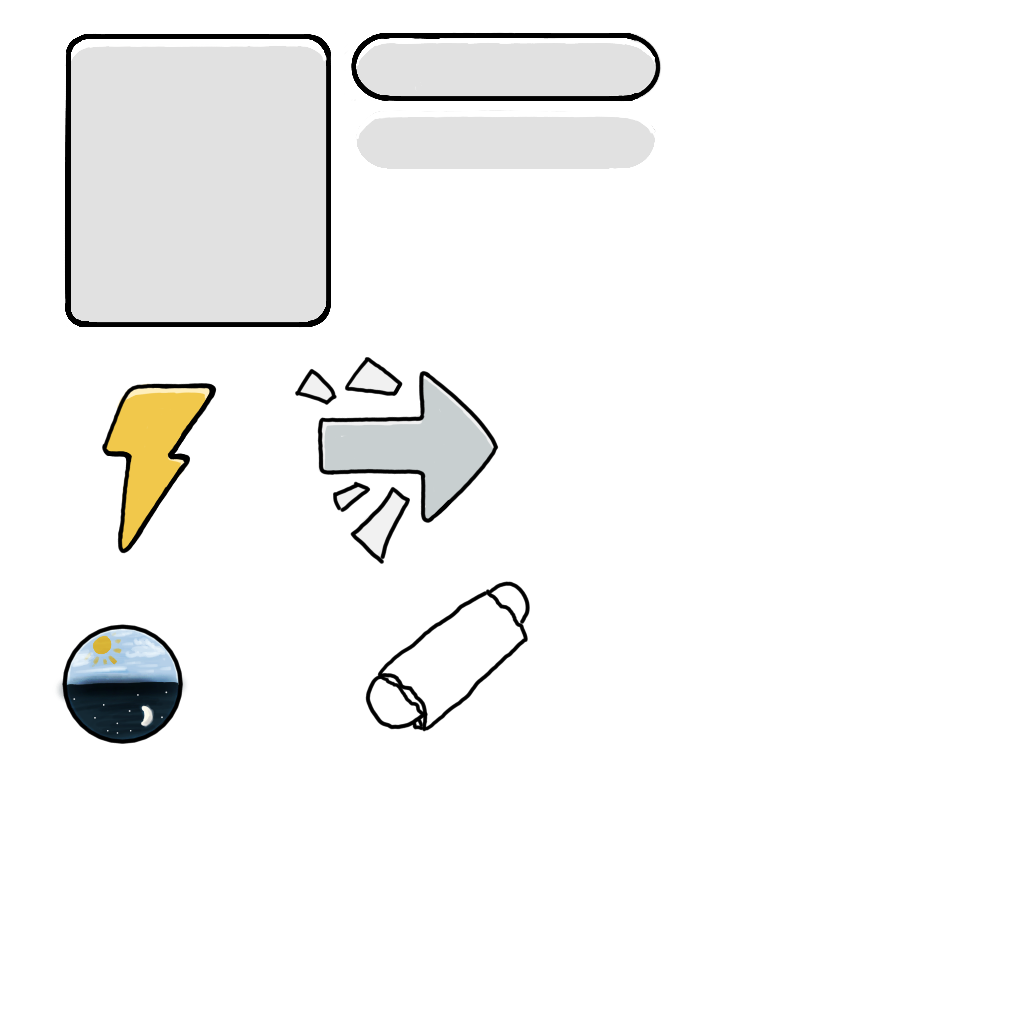
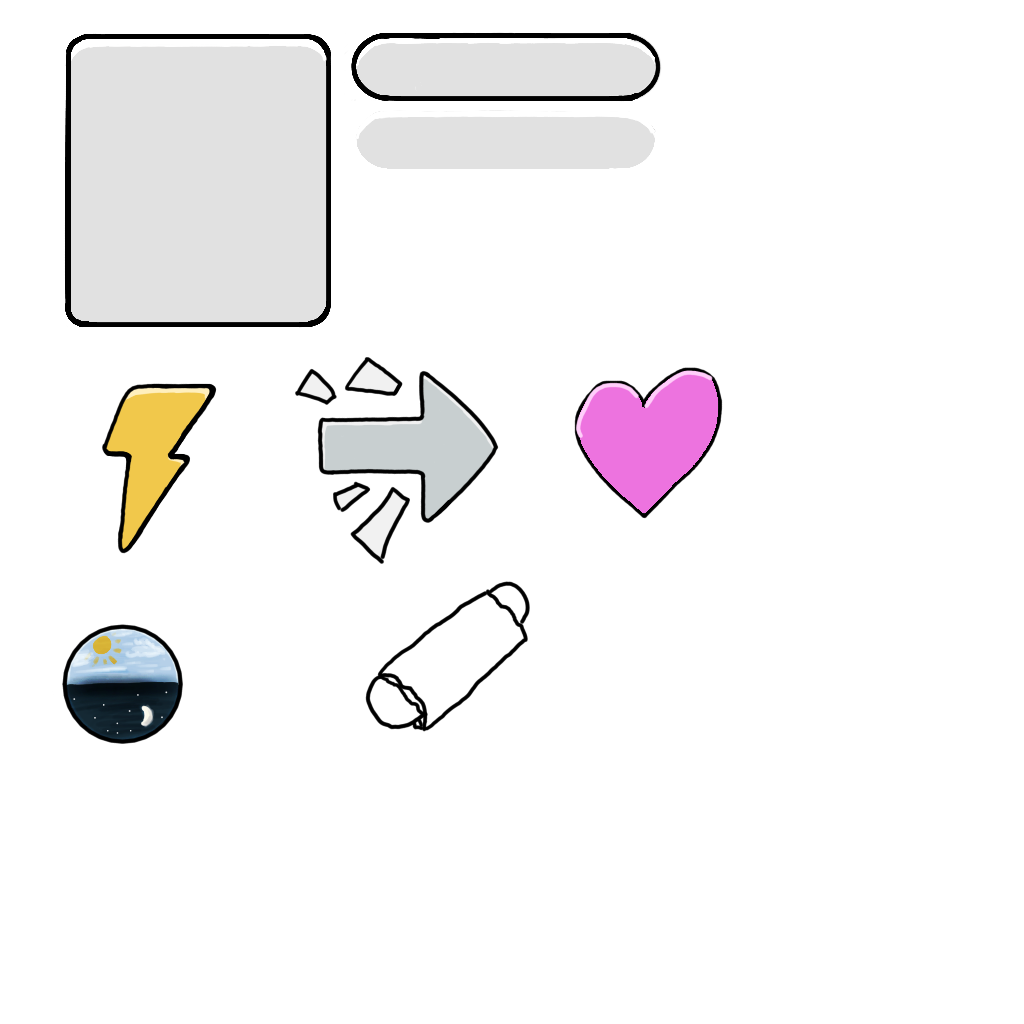
The second 1024 × 1024 image is a revision of the first. Changes to its layers:
painted on "Paint Layer 1" over [147, 367, 723, 519]
painted on "Paint Layer 3" over [55, 377, 496, 741]
